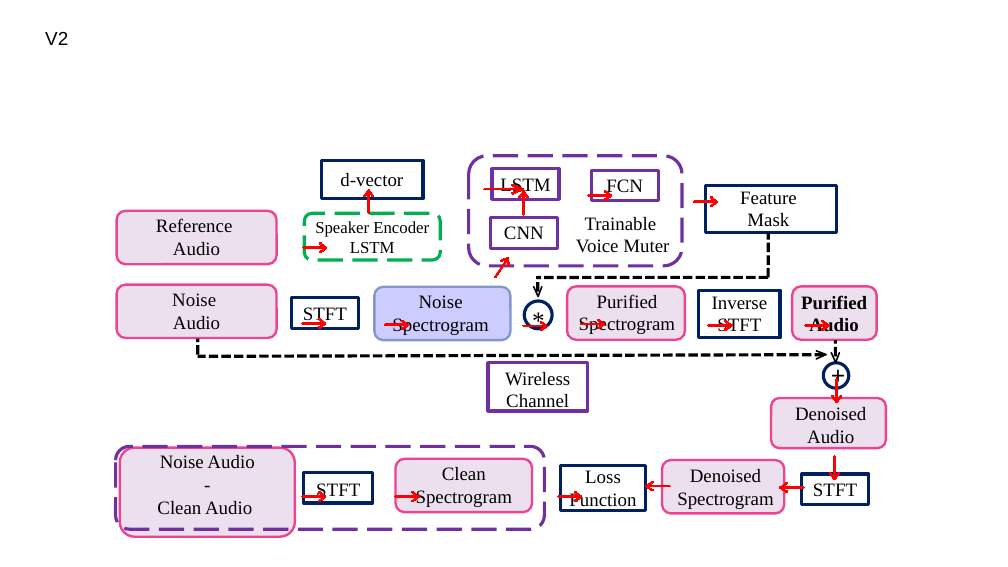
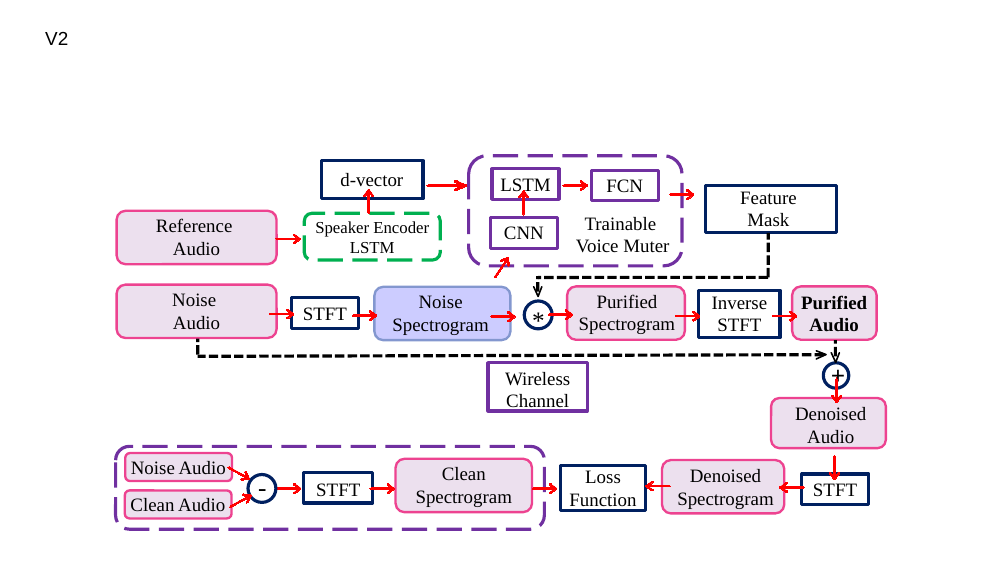
Before and after one commit to lange-bleu/infocom2021, a slide deck: slide 3 of infocom21.pptx. Drawn at 1008x567 pixels with LibreOffice and Linux fonts; fonts in the diff are those of the drawing. Boxes give left, top, right and bottom in pixels: in the first picture for what was removed or moved away, otherwise in the second. Text is boxed around its words. In the diff, an @@ line names an element or a change of style, - is before the commit and + after.

Commit message:
audio mask

```diff
--- a/infocom21.pptx
+++ b/infocom21.pptx
@@ freeform shape moved from (x1=484, y1=184, x2=524, y2=194) to (x1=427, y1=181, x2=467, y2=191) @@
@@ 5 freeform shapes moved together from (x1=302, y1=191, x2=613, y2=501) to (x1=276, y1=180, x2=588, y2=494) @@
@@ freeform shape moved from (x1=693, y1=197, x2=718, y2=206) to (x1=670, y1=190, x2=695, y2=200) @@
@@ freeform shape moved from (x1=302, y1=318, x2=327, y2=328) to (x1=269, y1=309, x2=294, y2=319) @@
@@ freeform shape moved from (x1=580, y1=319, x2=605, y2=329) to (x1=491, y1=312, x2=516, y2=321) @@
@@ freeform shape moved from (x1=523, y1=321, x2=548, y2=330) to (x1=548, y1=309, x2=573, y2=319) @@
@@ 3 freeform shapes moved together from (x1=384, y1=320, x2=830, y2=330) to (x1=352, y1=311, x2=798, y2=321) @@
@@ text "Noise Audio" moved from (x1=157, y1=455, x2=254, y2=515) to (x1=131, y1=461, x2=226, y2=474) @@
@@ rounded rectangle added at (x1=126, y1=453, x2=232, y2=481), fill #ECE0EE, outline #ED4390 2.24 pt @@
@@ freeform shape added at (x1=225, y1=463, x2=252, y2=483), fill #FF0000, outline #FF0000 0.75 pt @@
@@ ellipse added at (x1=248, y1=475, x2=276, y2=503), outline #002060 3 pt @@
@@ text added at (x1=250, y1=467, x2=276, y2=505), 24 pt, text #000000 @@
+-
@@ rounded rectangle resized from (x1=119, y1=448, x2=295, y2=537) to (x1=125, y1=491, x2=231, y2=519) @@
@@ text added at (x1=130, y1=498, x2=225, y2=512), 18 pt, text #000000 @@
+Clean Audio
@@ text at (x1=157, y1=501, x2=252, y2=515): paragraphs removed @@
--
-Clean Audio
@@ freeform shape added at (x1=228, y1=491, x2=254, y2=511), fill #FF0000, outline #FF0000 0.75 pt @@
```
Also in this commit, not shown: 3 other slides changed, 1 other file.
